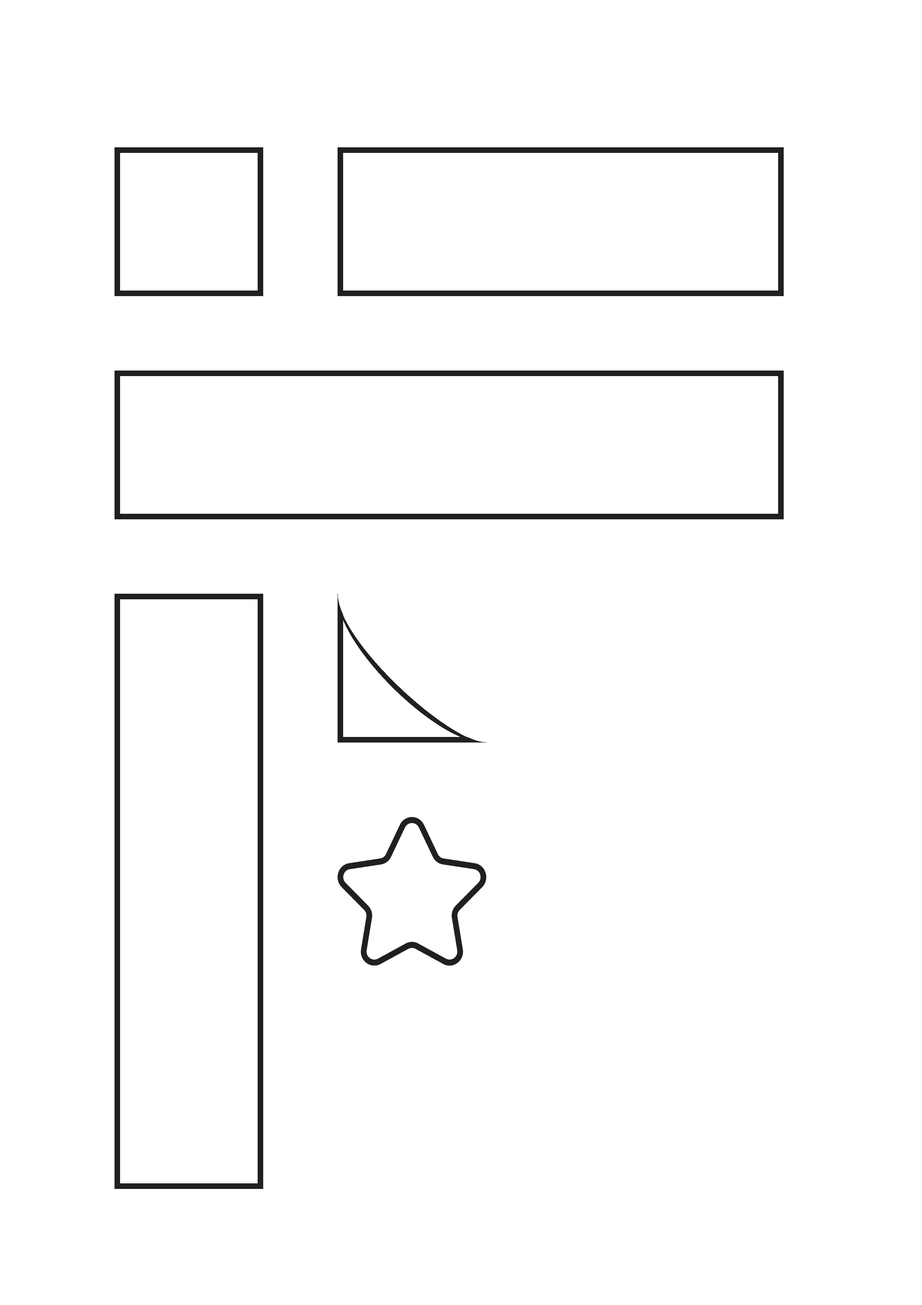
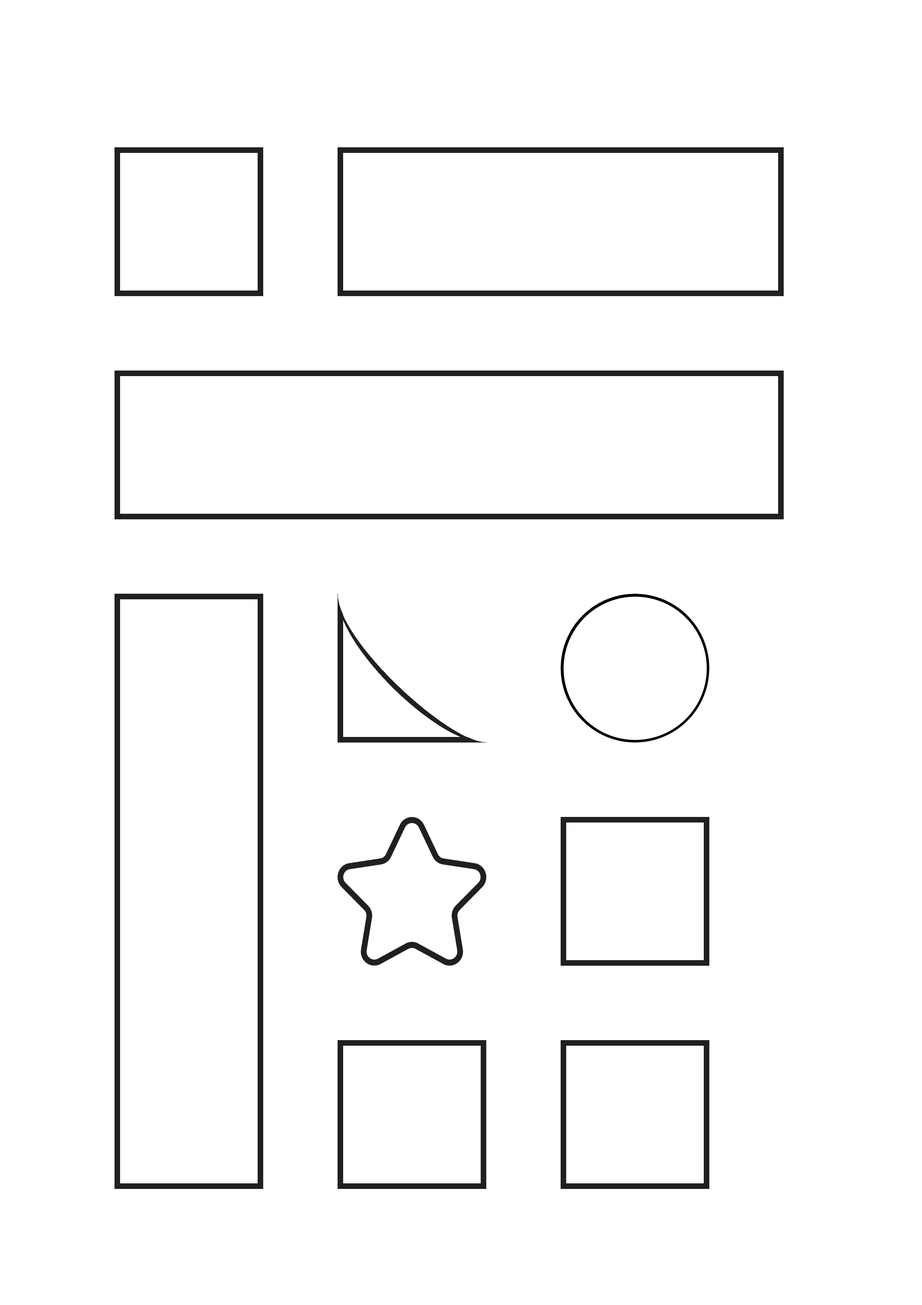
Two versions of the same layered image (922×1305). Layer-by-layer changes:
painted on "Arrière-plan" over (337, 593, 710, 1189)
